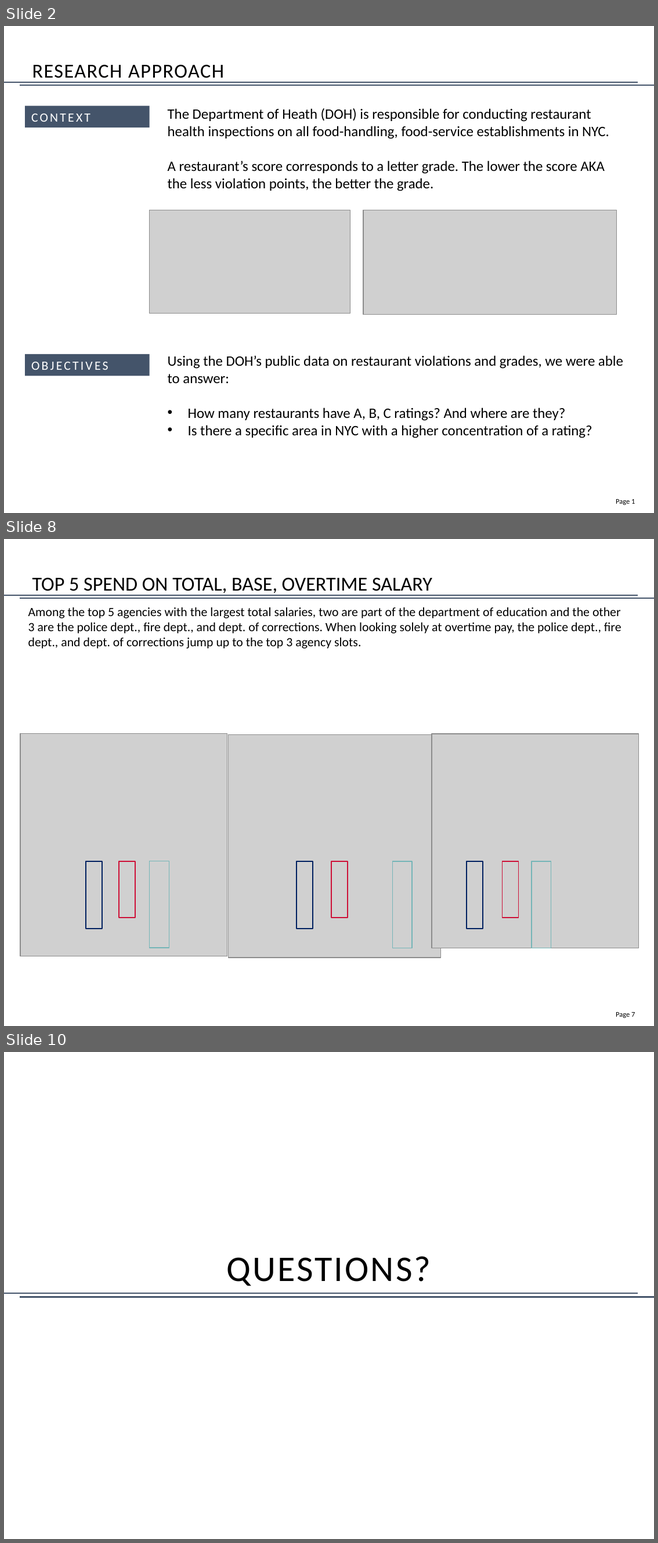
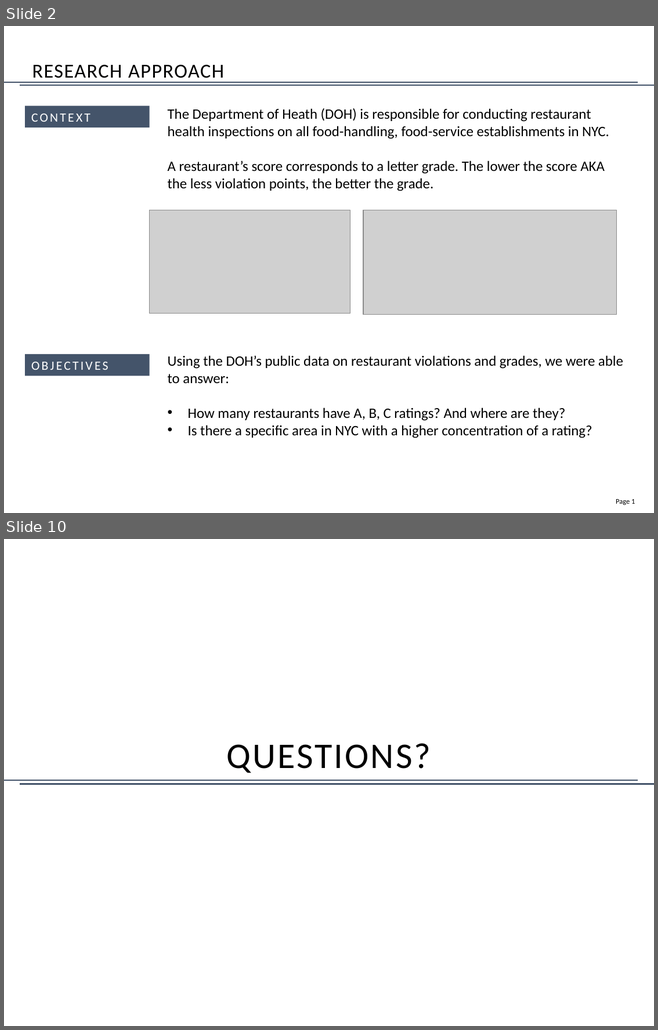
Before and after one commit to jennysueee/DOH_Project, a slide deck: DOH Presentation DRAFT.pptx. Shown one above the other, each under a label of ours: slides 2, 8 and 10 before the commit, slides 2 and 10 after it; the slides between them are not shown. The pictures are 658x1543 and 658x1030 pixels, drawn with LibreOffice and Linux fonts; fonts in the diff are those of the drawing; grey boxes stand for pictures. Boxes give left, top, right and bottom in pixels: in the first picture for what was removed or moved away, otherwise in the second. Text is boxed around its words. In the diff, an @@ line names an element or a change of style, - is before the commit and + after.

```diff
--- a/DOH Presentation DRAFT.pptx
+++ b/DOH Presentation DRAFT.pptx
@@ slide 8 removed at [4,539,654,1026], background #FFFFFF; not listed: 3 template elements that a slide beside it also shows @@
@@ title removed at [32,577,432,596] @@
-TOP 5 SPEND ON TOTAL, BASE, OVERTIME SALARY
@@ text removed at [28,607,621,649] @@
-Among the top 5 agencies with the largest total salaries, two are part of the department of education and the other 3 are the police dept., fire dept., and dept. of corrections. When looking solely at overtime pay, the police dept., fire dept., and dept. of corrections jump up to the top 3 agency slots.
@@ picture removed at [20,733,227,956] @@
@@ picture removed at [228,734,441,957] @@
@@ picture removed at [431,734,638,948] @@
@@ rectangle removed at [86,862,102,929] @@
@@ rectangle removed at [119,862,135,918] @@
@@ rectangle removed at [150,861,169,947] @@
@@ rectangle removed at [296,862,313,929] @@
@@ rectangle removed at [331,862,347,918] @@
@@ rectangle removed at [393,862,412,948] @@
@@ rectangle removed at [466,862,482,929] @@
@@ rectangle removed at [502,862,518,918] @@
@@ rectangle removed at [531,862,550,948] @@
```
Also in this commit, not shown: 2 slides changed, 5 slides added, 4 other slides removed.
